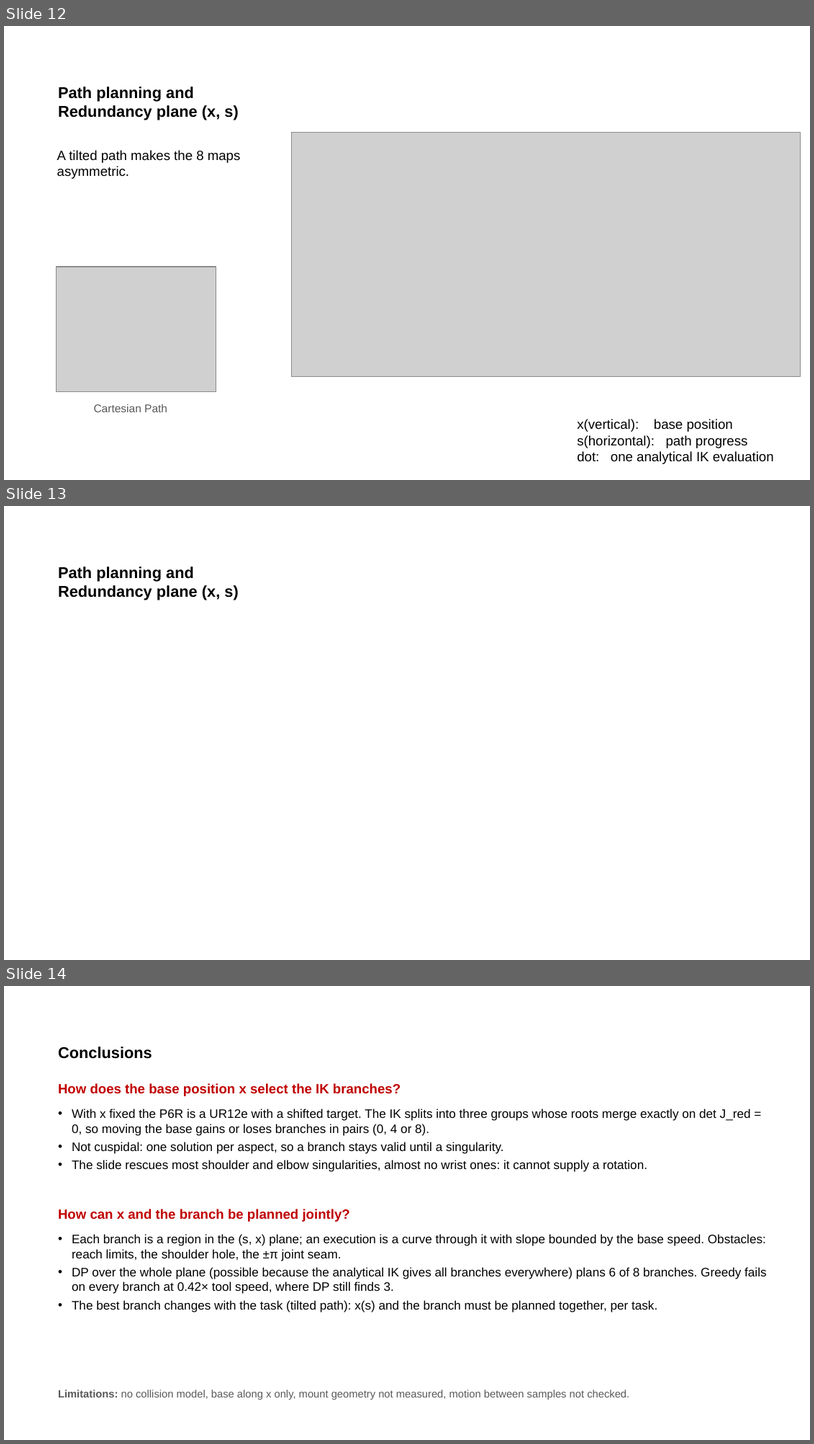
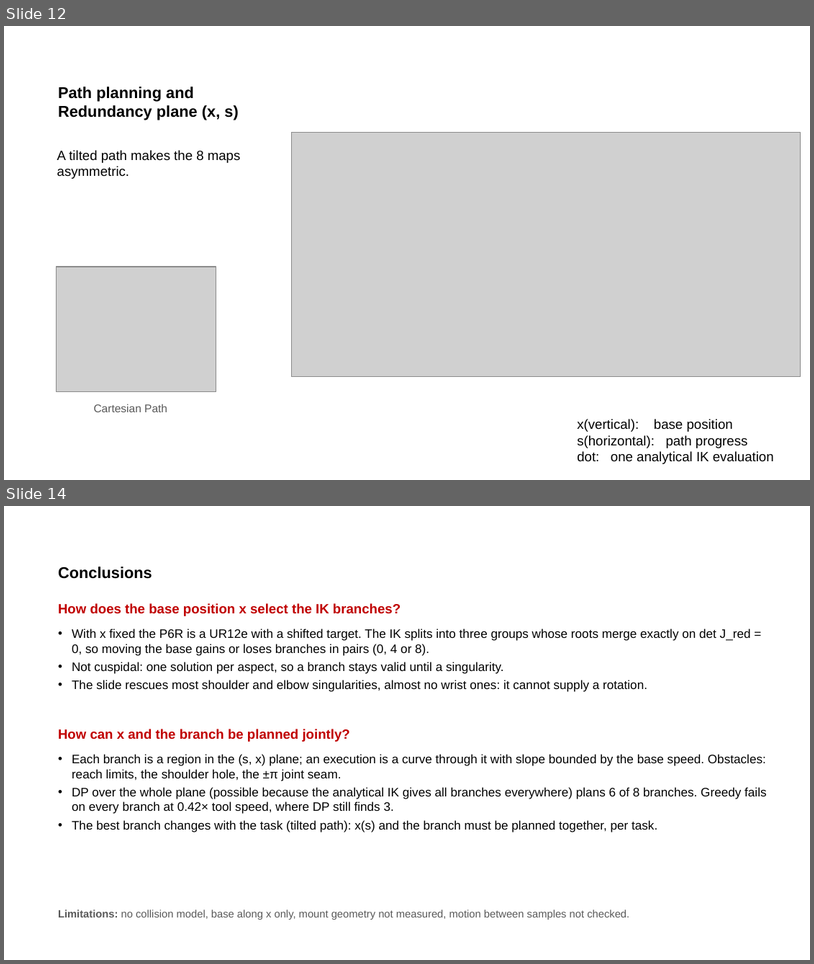
Before and after one commit to wenqian157/p6r_planner, a slide deck: results/presentation/P6R_presentation_complete.pptx. Shown one above the other, each under a label of ours: slides 12, 13 and 14 before the commit, slides 12 and 14 after it; the slides between them are not shown. The pictures are 814x1444 and 814x964 pixels, drawn with LibreOffice and Linux fonts; fonts in the diff are those of the drawing; grey boxes stand for pictures. Boxes give left, top, right and bottom in pixels: in the first picture for what was removed or moved away, otherwise in the second. Text is boxed around its words. In the diff, an @@ line names an element or a change of style, - is before the commit and + after.

```diff
--- a/results/presentation/P6R_presentation_complete.pptx
+++ b/results/presentation/P6R_presentation_complete.pptx
@@ slide 13 removed at <box>4,506,810,960</box>, background #FFFFFF @@
@@ text removed at <box>58,566,238,600</box> @@
-Path planning and Redundancy plane (x, s)
```
Also in this commit, not shown: 2 slides changed.
